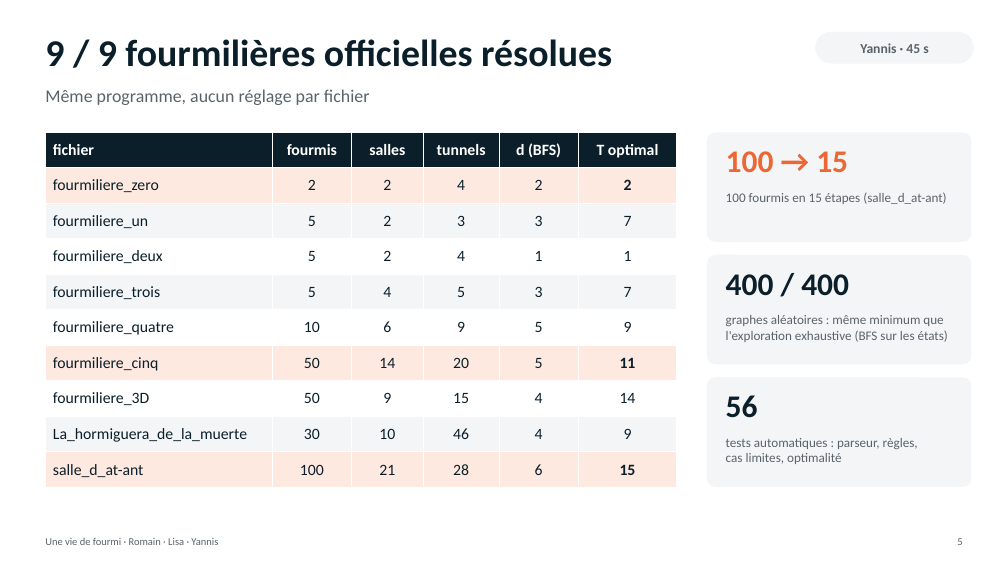
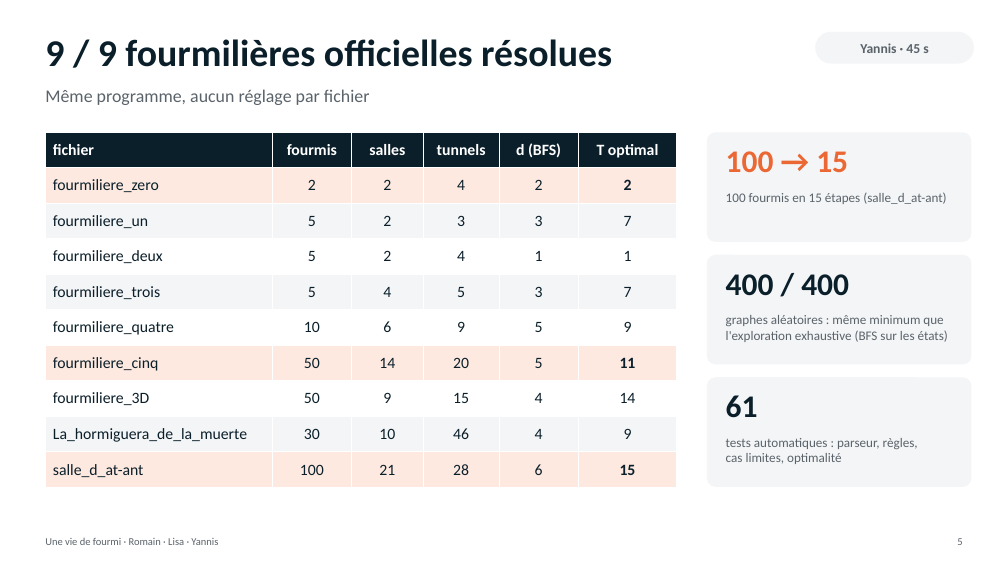
Before and after one commit to RomainJazzar/uneviedefourmi, a slide deck: slide 5 of docs/Presentation_Une_vie_de_fourmi_Romain_Lisa_Yannis.pptx. Drawn at 1008x567 pixels with LibreOffice and Linux fonts; fonts in the diff are those of the drawing. Boxes give left, top, right and bottom in pixels: in the first picture for what was removed or moved away, otherwise in the second. Text is boxed around its words. In the diff, an @@ line names an element or a change of style, - is before the commit and + after.

```diff
--- a/docs/Presentation_Une_vie_de_fourmi_Romain_Lisa_Yannis.pptx
+++ b/docs/Presentation_Une_vie_de_fourmi_Romain_Lisa_Yannis.pptx
@@ text at bbox=[726, 395, 758, 418]: text changed @@
-56
+61
```
Also in this commit, not shown: 10 other slides changed, 1 slide added, 10 other files.
